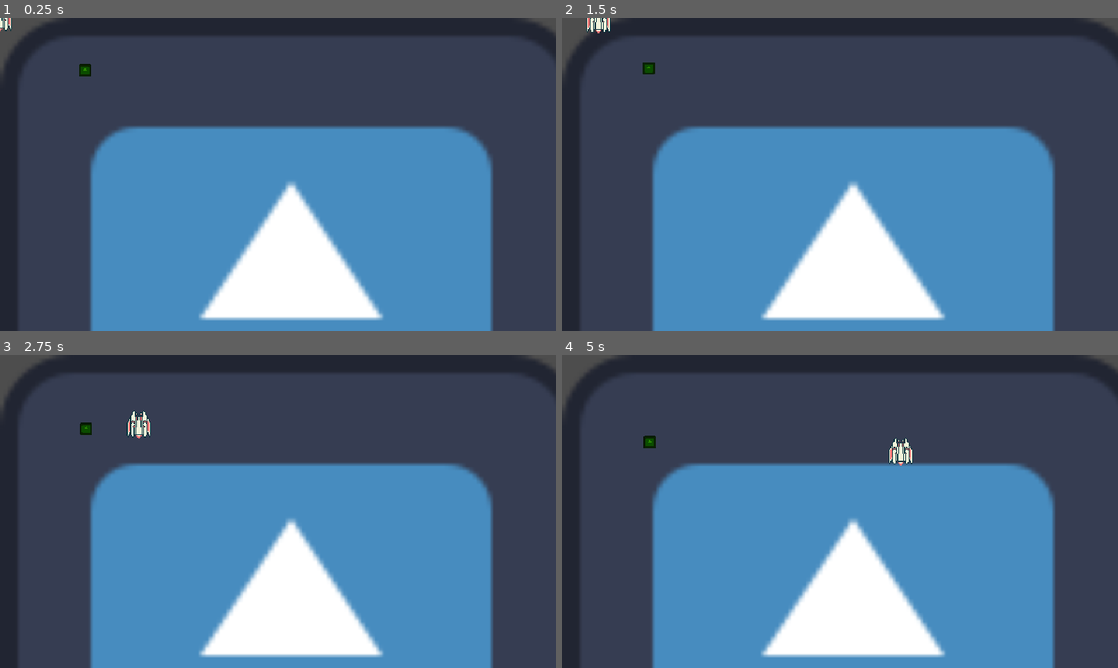
Above: before the commit, frames 1-4 (two rows, left to right).
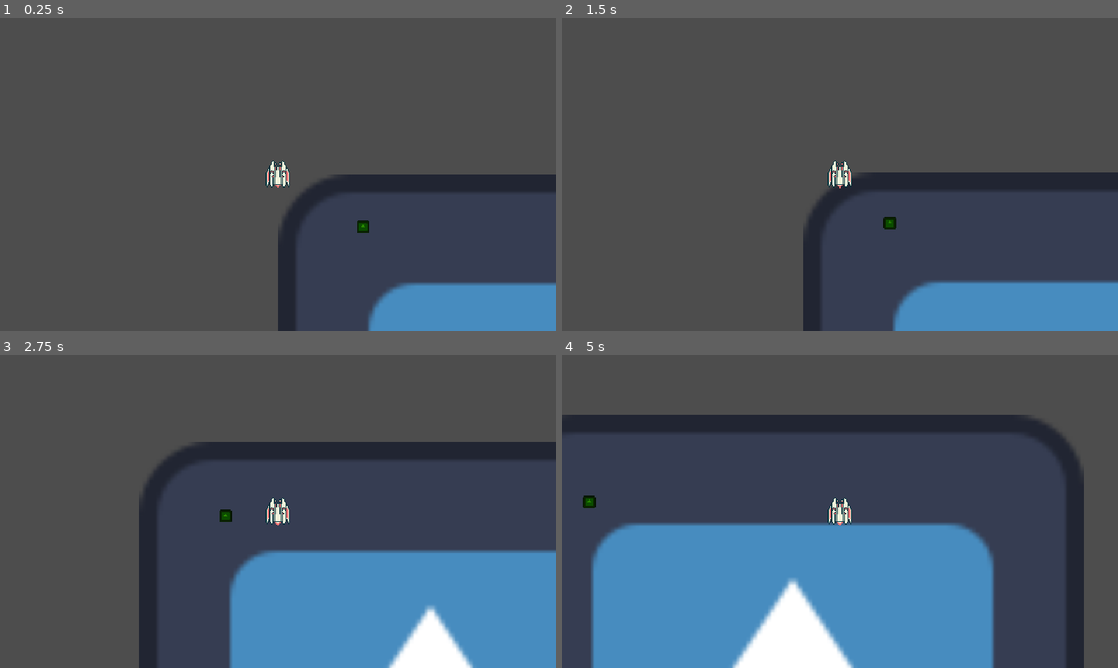
Above: after the commit, the same moments.

Repository: ungoabi/GMTK-GameJam-2026
Game: Godot game, scene res://scenes/main/main.tscn
Same seed, same stepped clock (60 frames per second), same inputs: the game is played once before the commit and once after it. The engine's default icon, where the game draws it, is replaced by a stand-in: a white triangle on a blue panel in a dark square.
Inputs:
- Up to frame 1 (0.25 s): no input
- Up to frame 2 (1.5 s): tap Enter at 0.5 s; hold D (move_right) 0.53-1.28 s; hold S (move_down) from 1.28 s (still down)
- Up to frame 3 (2.75 s): release S (move_down) at 2.03 s; hold D (move_right) from 2.03 s (still down)
- Up to frame 4 (5 s): release D (move_right) at 2.78 s; hold W (move_up) 2.78-3.53 s; hold A (move_left) from 3.53 s (still down)

The runs differ from the first frame. In frame 1, 57% of the frame differs, in the area x 0-100%, y 0-100%; in frame 2, 56%; in frame 3, 57%; in frame 4, 49%.

Commit message:
fixed small stuff

Diff:
--- a/scenes/player/player.gd
+++ b/scenes/player/player.gd
@@ -6,8 +6,6 @@
 
 var input_direction: Vector2 = Vector2.ZERO
 
-func _ready() -> void:
-	animation.play("Idle")
 
 func _physics_process(delta: float) -> void:
 	_gather_input()
--- a/scenes/player/player.tscn
+++ b/scenes/player/player.tscn
@@ -55,8 +55,11 @@
 [node name="CollisionShape2D" type="CollisionShape2D" parent="." unique_id=2049034449]
 shape = SubResource("CircleShape2D_rs74b")
 
+[node name="Camera2D" type="Camera2D" parent="." unique_id=1504415926]
+
 [node name="Movement" parent="." unique_id=1935556351 instance=ExtResource("2_gmlin")]
 
 [node name="AnimationPlayer" type="AnimationPlayer" parent="." unique_id=236606133]
 unique_name_in_owner = true
 libraries/ = SubResource("AnimationLibrary_0owmy")
+autoplay = &"Idle"
